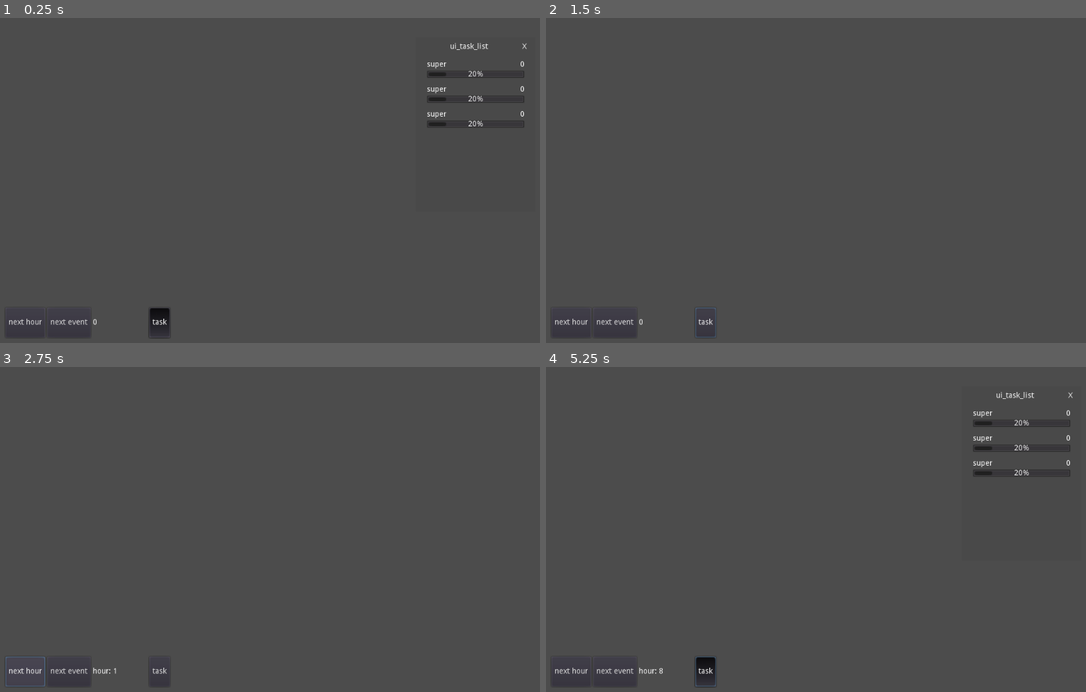
Above: before the commit, frames 1-4 (two rows, left to right).
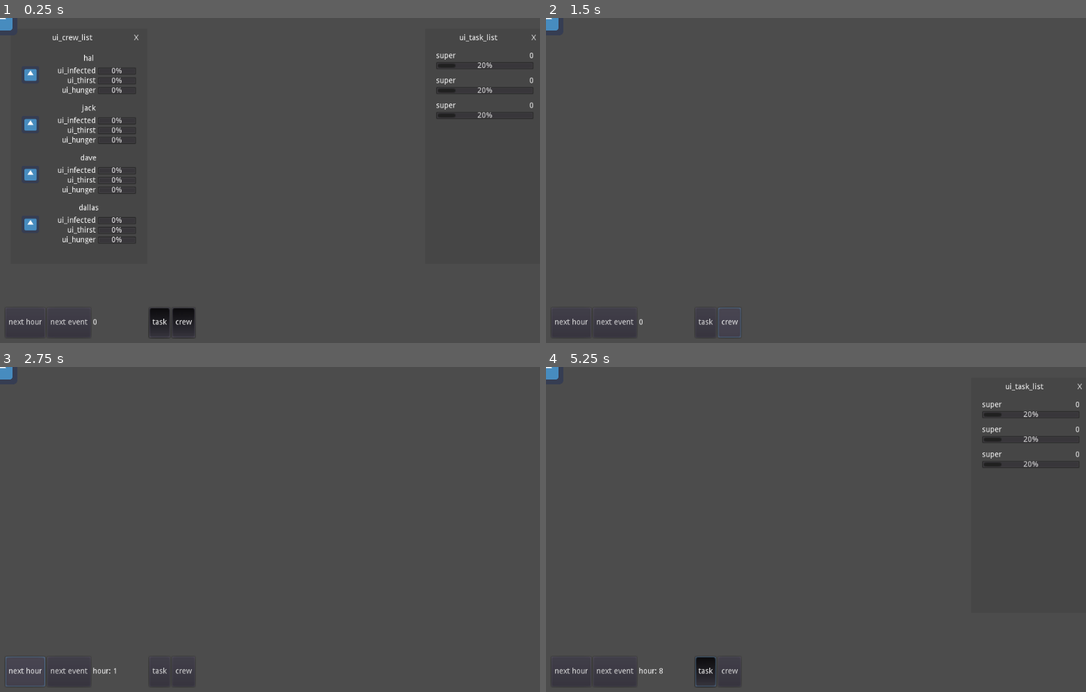
Above: after the commit, the same moments.

Repository: Eptwalabha/ld46
Game: Godot game, scene res://scenes/game/Game.tscn
Same seed, same stepped clock (60 frames per second), same inputs: the game is played once before the commit and once after it. The engine's default icon, where the game draws it, is replaced by a stand-in: a white triangle on a blue panel in a dark square.
Inputs (mouse positions are in pixels of both pictures, inside the frame that each line leads up to):
- Up to frame 1 (0.25 s): no input
- Up to frame 2 (1.5 s): click "task" at 0.5 s; click (729, 323) at 1.25 s, where only the run after the commit has a clickable "crew"
- Up to frame 3 (2.75 s): click "next hour" at 2 s
- Up to frame 4 (5.25 s): click "next hour" at 2.75 s; click "next event" at 3.5 s; click "next event" at 4.25 s; click "task" at 5 s

The runs differ from the first frame. In frame 1, 3.0% of the frame differs, in the area x 0-100%, y 0-99%; in frame 2, 0.2%; in frame 3, 0.1%; in frame 4, 1.0%.

Commit message:
crew list

Diff:
--- a/project.godot
+++ b/project.godot
@@ -29,7 +29,7 @@
 "language": "GDScript",
 "path": "res://scenes/game/Ship.gd"
 }, {
-"base": "Node2D",
+"base": "Reference",
 "class": "ShipRoom",
 "language": "GDScript",
 "path": "res://scenes/game/room/ShipRoom.gd"
@@ -38,6 +38,16 @@
 "class": "Task",
 "language": "GDScript",
 "path": "res://scenes/game/gameplay/Task.gd"
+}, {
+"base": "UIWindow",
+"class": "UICrewList",
+"language": "GDScript",
+"path": "res://scenes/game/ui/crew/UICrewList.gd"
+}, {
+"base": "MarginContainer",
+"class": "UICrewMember",
+"language": "GDScript",
+"path": "res://scenes/game/ui/crew/UICrewMember.gd"
 }, {
 "base": "UIWindow",
 "class": "UITaskList",
@@ -56,6 +66,8 @@
 "Ship": "",
 "ShipRoom": "",
 "Task": "",
+"UICrewList": "",
+"UICrewMember": "",
 "UITaskList": "",
 "UIWindow": ""
 }
--- a/scenes/game/Game.gd
+++ b/scenes/game/Game.gd
@@ -7,6 +7,11 @@
 var ongoing_task = []
 
 var hour : int = 0
+var ua : float = 0.0
+var ua_goal := 30 # neptune
+
+func _ready() -> void:
+	$GameUI.setup($Ship)
 
 func next_event() -> void:
 	var new_events = []
--- a/scenes/game/Ship.gd
+++ b/scenes/game/Ship.gd
@@ -1,7 +1,7 @@
 class_name Ship
 extends Node2D
 
-var speed : int = 2
+var speed_ua : float = 2 / 24
 
 func _ready() -> void:
 	pass
--- a/scenes/game/Ship.tscn
+++ b/scenes/game/Ship.tscn
@@ -1,7 +1,9 @@
-[gd_scene load_steps=3 format=2]
+[gd_scene load_steps=5 format=2]
 
 [ext_resource path="res://scenes/game/Ship.gd" type="Script" id=1]
 [ext_resource path="res://scenes/game/room/ShipRoom.tscn" type="PackedScene" id=2]
+[ext_resource path="res://scenes/game/crew/member/AndroidCrew.tscn" type="PackedScene" id=3]
+[ext_resource path="res://scenes/game/crew/member/HumanCrew.tscn" type="PackedScene" id=4]
 
 [node name="Ship" type="Node2D"]
 script = ExtResource( 1 )
@@ -31,3 +33,15 @@
 [node name="Crew8" parent="Rooms" instance=ExtResource( 2 )]
 
 [node name="Crew" type="Node2D" parent="."]
+
+[node name="AndroidCrew" parent="Crew" instance=ExtResource( 3 )]
+crew_name = "hal"
+
+[node name="HumanCrew" parent="Crew" instance=ExtResource( 4 )]
+crew_name = "jack"
+
+[node name="HumanCrew2" parent="Crew" instance=ExtResource( 4 )]
+crew_name = "dave"
+
+[node name="HumanCrew3" parent="Crew" instance=ExtResource( 4 )]
+crew_name = "dallas"
--- a/scenes/game/crew/CrewMember.gd
+++ b/scenes/game/crew/CrewMember.gd
@@ -1,7 +1,7 @@
 class_name CrewMember
 extends Node2D
 
-export(String) var crew_name = ""
+export(String) var crew_name = "no name"
 export(bool) var is_infected := false
 
 var thirst := 0
@@ -11,9 +11,6 @@
 var sleeping := false
 var current_task = null
 var is_dead := false
-
-func _ready() -> void:
-	crew_name = name
 
 func productivity(hour: int) -> float:
 	var pick_productivity = _pick_productivity(hour)
--- a/scenes/game/ui/GameUI.tscn
+++ b/scenes/game/ui/GameUI.tscn
@@ -1,14 +1,17 @@
-[gd_scene load_steps=3 format=2]
+[gd_scene load_steps=4 format=2]
 
 [ext_resource path="res://scenes/game/ui/task/UITaskList.tscn" type="PackedScene" id=1]
 [ext_resource path="res://scenes/game/ui/UI.gd" type="Script" id=2]
+[ext_resource path="res://scenes/game/ui/crew/UICrewList.tscn" type="PackedScene" id=3]
 
 [node name="GameUI" type="Control"]
 anchor_right = 1.0
 anchor_bottom = 1.0
 script = ExtResource( 2 )
 __meta__ = {
-"_edit_use_anchors_": false
+"_edit_horizontal_guides_": [ 20.1274, 489.934, 454.0 ],
+"_edit_use_anchors_": false,
+"_edit_vertical_guides_": [ 19.8228, 1003.76 ]
 }
 
 [node name="Actions" type="MarginContainer" parent="."]
@@ -58,14 +61,33 @@
 text = "task"
 align = 2
 
+[node name="Crew" type="Button" parent="Actions/HBoxContainer"]
+margin_left = 307.0
+margin_right = 349.0
+margin_bottom = 55.0
+toggle_mode = true
+pressed = true
+text = "crew"
+align = 2
+
 [node name="TaskList" parent="." instance=ExtResource( 1 )]
 anchor_left = 1.0
-anchor_bottom = 0.595
-margin_left = -257.676
-margin_top = 36.2715
-margin_right = -37.6759
-margin_bottom = 0.271454
+anchor_bottom = 0.757
+margin_left = -241.0
+margin_top = 20.0
+margin_right = -21.0
+margin_bottom = -0.200012
+
+[node name="CrewList" parent="." instance=ExtResource( 3 )]
+anchor_right = 0.0
+anchor_bottom = 0.757
+margin_left = 20.0
+margin_top = 20.0
+margin_right = 271.0
+margin_bottom = -0.200012
 [connection signal="pressed" from="Actions/HBoxContainer/NextHour" to="." method="_on_NextHour_pressed"]
 [connection signal="pressed" from="Actions/HBoxContainer/NextEvent" to="." method="_on_NextEvent_pressed"]
 [connection signal="toggled" from="Actions/HBoxContainer/Task" to="." method="_on_Task_toggled"]
-[connection signal="on_window_closed" from="TaskList" to="." method="_on_TaskList_on_window_closed"]
+[connection signal="toggled" from="Actions/HBoxContainer/Crew" to="." method="_on_Crew_toggled"]
+[connection signal="on_window_closed" from="TaskList" to="." method="_on_UI_window_closed"]
+[connection signal="on_window_closed" from="CrewList" to="." method="_on_UI_window_closed"]
--- a/scenes/game/ui/UI.gd
+++ b/scenes/game/ui/UI.gd
@@ -5,9 +5,13 @@
 signal next_event_clicked
 
 onready var label_date := $Actions/HBoxContainer/Date as Label
+onready var crew_list := $CrewList as UICrewList
 
 func _ready() -> void:
 	pass # Replace with function body.
+
+func setup(ship: Ship) -> void:
+	crew_list.set_crew_members(ship.get_crew_members())
 
 func update_ui(hour: int) -> void:
 	label_date.text = "hour: %s" % hour
@@ -19,15 +23,16 @@
 	emit_signal("next_event_clicked")
 
 func _on_Task_toggled(button_pressed: bool) -> void:
-	if button_pressed:
-		$TaskList.open()
-	else:
-		$TaskList.close()
+	$TaskList.close(not button_pressed)
 
+func _on_Crew_toggled(button_pressed: bool) -> void:
+	$CrewList.close(not button_pressed)
 
-func _on_TaskList_on_window_closed(window) -> void:
+func _on_UI_window_closed(window) -> void:
 	match window.title:
 		"ui_task_list":
 			$Actions/HBoxContainer/Task.pressed = false
+		"ui_crew_list" :
+			$Actions/HBoxContainer/Crew.pressed = false
 		_ :
 			pass
--- /dev/null
+++ b/scenes/game/ui/crew/UICrew.tscn
@@ -0,0 +1,113 @@
+[gd_scene load_steps=3 format=2]
+
+[ext_resource path="res://icon.png" type="Texture" id=1]
+[ext_resource path="res://scenes/game/ui/crew/UICrewMember.gd" type="Script" id=2]
+
+[node name="CrewMember" type="MarginContainer"]
+anchor_right = 1.0
+anchor_bottom = 1.0
+custom_constants/margin_right = 10
+custom_constants/margin_top = 5
+custom_constants/margin_left = 10
+custom_constants/margin_bottom = 5
+script = ExtResource( 2 )
+__meta__ = {
+"_edit_use_anchors_": false
+}
+
+[node name="HBoxContainer" type="HBoxContainer" parent="."]
+margin_left = 10.0
+margin_top = 5.0
+margin_right = 1014.0
+margin_bottom = 595.0
+
+[node name="MarginContainer" type="MarginContainer" parent="HBoxContainer"]
+margin_right = 32.0
+margin_bottom = 590.0
+rect_min_size = Vector2( 32, 32 )
+custom_constants/margin_top = 5
+
+[node name="TextureRect" type="TextureRect" parent="HBoxContainer/MarginContainer"]
+margin_top = 5.0
+margin_right = 32.0
+margin_bottom = 590.0
+texture = ExtResource( 1 )
+expand = true
+stretch_mode = 6
+
+[node name="HBoxContainer2" type="VBoxContainer" parent="HBoxContainer"]
+margin_left = 36.0
+margin_right = 1004.0
+margin_bottom = 590.0
+size_flags_horizontal = 3
+
+[node name="Name" type="MarginContainer" parent="HBoxContainer/HBoxContainer2"]
+margin_right = 968.0
+margin_bottom = 24.0
+custom_constants/margin_top = 5
+custom_constants/margin_bottom = 5
+
+[node name="Label" type="Label" parent="HBoxContainer/HBoxContainer2/Name"]
+margin_top = 5.0
+margin_right = 968.0
+margin_bottom = 19.0
+text = "crew name"
+align = 1
+valign = 1
+
+[node name="Health" type="HBoxContainer" parent="HBoxContainer/HBoxContainer2"]
+margin_top = 28.0
+margin_right = 968.0
+margin_bottom = 42.0
+
+[node name="Label" type="Label" parent="HBoxContainer/HBoxContainer2/Health"]
+margin_right = 100.0
+margin_bottom = 14.0
+rect_min_size = Vector2( 100, 0 )
+text = "ui_infected"
+align = 2
+
+[node name="ProgressBar" type="ProgressBar" parent="HBoxContainer/HBoxContainer2/Health"]
+margin_left = 104.0
+margin_right = 968.0
+margin_bottom = 14.0
+size_flags_horizontal = 3
+step = 1.0
+
+[node name="Thirst" type="HBoxContainer" parent="HBoxContainer/HBoxContainer2"]
+margin_top = 46.0
+margin_right = 968.0
+margin_bottom = 60.0
+
+[node name="Label" type="Label" parent="HBoxContainer/HBoxContainer2/Thirst"]
+margin_right = 100.0
+margin_bottom = 14.0
+rect_min_size = Vector2( 100, 0 )
+text = "ui_thirst"
+align = 2
+
+[node name="ProgressBar" type="ProgressBar" parent="HBoxContainer/HBoxContainer2/Thirst"]
+margin_left = 104.0
+margin_right = 968.0
+margin_bottom = 14.0
+size_flags_horizontal = 3
+step = 1.0
+
+[node name="Hunger" type="HBoxContainer" parent="HBoxContainer/HBoxContainer2"]
+margin_top = 64.0
+margin_right = 968.0
+margin_bottom = 78.0
+
+[node name="Label" type="Label" parent="HBoxContainer/HBoxContainer2/Hunger"]
+margin_right = 100.0
+margin_bottom = 14.0
+rect_min_size = Vector2( 100, 0 )
+text = "ui_hunger"
+align = 2
+
+[node name="ProgressBar" type="ProgressBar" parent="HBoxContainer/HBoxContainer2/Hunger"]
+margin_left = 104.0
+margin_right = 968.0
+margin_bottom = 14.0
+size_flags_horizontal = 3
+step = 1.0
--- /dev/null
+++ b/scenes/game/ui/crew/UICrewList.gd
@@ -0,0 +1,12 @@
+tool
+class_name UICrewList
+extends UIWindow
+
+onready var list_container := $MarginContainer/Content/Body/VBoxContainer as VBoxContainer
+
+func set_crew_members(crew_members: Array) -> void:
+	var CrewMemberResource = preload("res://scenes/game/ui/crew/UICrew.tscn")
+	for crew in crew_members:
+		var c = CrewMemberResource.instance()
+		c.set_crew_member(crew)
+		list_container.add_child(c)
--- /dev/null
+++ b/scenes/game/ui/crew/UICrewList.tscn
@@ -0,0 +1,17 @@
+[gd_scene load_steps=3 format=2]
+
+[ext_resource path="res://scenes/game/ui/window/Window.tscn" type="PackedScene" id=1]
+[ext_resource path="res://scenes/game/ui/crew/UICrewList.gd" type="Script" id=2]
+
+[node name="CrewList" instance=ExtResource( 1 )]
+script = ExtResource( 2 )
+title = "ui_crew_list"
+
+[node name="Title" parent="MarginContainer/Content/Header/Content" index="0"]
+text = "ui_crew_list"
+
+[node name="VBoxContainer" type="VBoxContainer" parent="MarginContainer/Content/Body" index="0"]
+margin_right = 1004.0
+margin_bottom = 552.0
+size_flags_horizontal = 3
+size_flags_vertical = 3
--- /dev/null
+++ b/scenes/game/ui/crew/UICrewMember.gd
@@ -0,0 +1,10 @@
+class_name UICrewMember
+extends MarginContainer
+
+onready var name_label := $HBoxContainer/HBoxContainer2/Name/Label as Label
+var crew = null
+
+func set_crew_member(my_crew: CrewMember) -> void:
+	crew = my_crew
+	print(crew)
+	$HBoxContainer/HBoxContainer2/Name/Label.text = crew.crew_name
--- a/scenes/game/ui/window/UIWindow.gd
+++ b/scenes/game/ui/window/UIWindow.gd
@@ -8,18 +8,13 @@
 export(String) var title := "title" setget _set_window_title
 export(bool) var closable := true setget _set_window_closable
 
-
-func _ready() -> void:
-	print("title %s" % title)
-
-
-func close() -> void:
-	emit_signal("on_window_closed", self)
-	hide()
-
-func open() -> void:
-	emit_signal("on_window_opened")
-	show()
+func close(close: bool) -> void:
+	if close:
+		emit_signal("on_window_closed", self)
+		hide()
+	else:
+		emit_signal("on_window_opened")
+		show()
 
 func _set_window_title(new_title) -> void:
 	title = new_title
@@ -30,4 +25,4 @@
 	$MarginContainer/Content/Header/Content/Close.visible = closable
 
 func _on_Close_pressed() -> void:
-	close()
+	close(true)
--- a/scenes/game/ui/window/Window.tscn
+++ b/scenes/game/ui/window/Window.tscn
@@ -13,7 +13,10 @@
 [node name="ColorRect" type="ColorRect" parent="."]
 anchor_right = 1.0
 anchor_bottom = 1.0
-color = Color( 0.258824, 0.258824, 0.258824, 0.317647 )
+color = Color( 0.258824, 0.258824, 0.258824, 0.603922 )
+__meta__ = {
+"_edit_use_anchors_": false
+}
 
 [node name="MarginContainer" type="MarginContainer" parent="."]
 anchor_right = 1.0
